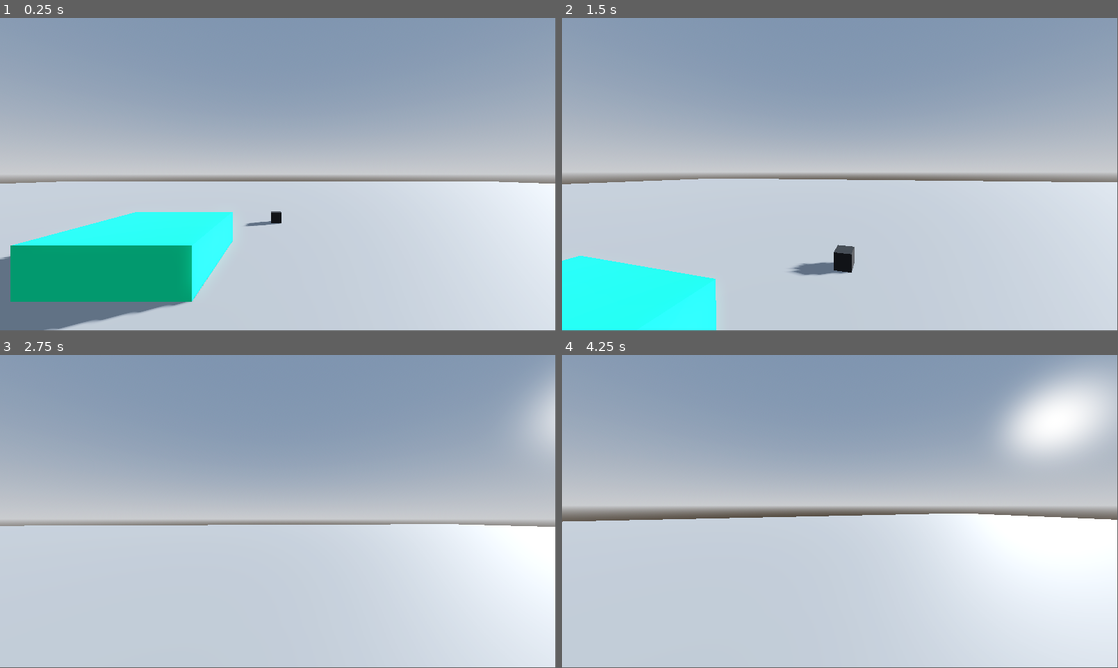
Above: before the commit, frames 1-4 (two rows, left to right).
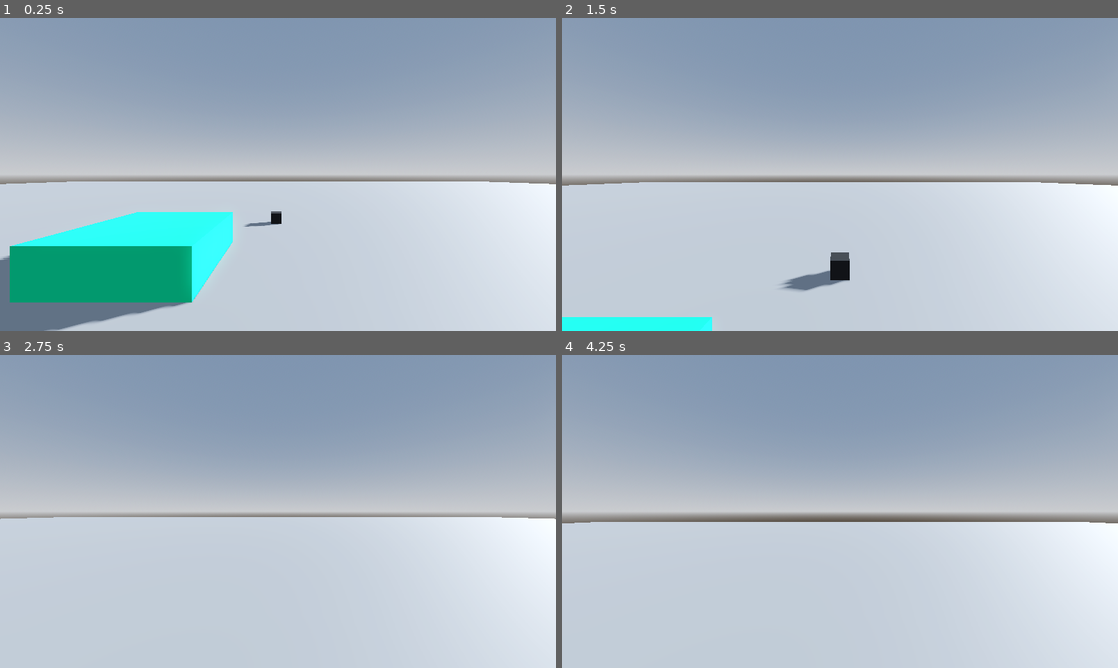
Above: after the commit, the same moments.

Repository: THEJR99/the-basics
Game: Godot game, scene res://main.tscn
Two runs of this game, one before a commit and one after it. Both use one fixed random seed, a clock stepped at 60 frames per second and the inputs below.
Inputs (mouse positions are in pixels of both pictures, inside the frame that each line leads up to):
- Up to frame 1 (0.25 s): no input
- Up to frame 2 (1.5 s): tap Enter at 0.5 s; move the mouse to (867, 171) at 0.52 s; hold W (up) from 0.53 s (still down); tap E (interact) at 0.6 s; tap Space (jump) at 0.77 s; move the mouse to (812, 174) at 1.27 s; tap Shift (sprint) at 1.35 s
- Up to frame 3 (2.75 s): keep holding W (up); tap Space (jump) at 1.52 s; move the mouse to (289, 505) at 2.02 s; tap E (interact) at 2.1 s
- Up to frame 4 (4.25 s): keep holding W (up); tap Space (jump) at 2.75, 3.02, 3.77 s; move the mouse to (834, 514) at 2.77 s; tap Shift (sprint) at 2.85 s; move the mouse to (878, 514) at 3.52 s; tap E (interact) at 3.6 s
The window is 799x449 before the commit and 800x450 after it. Grey fills any space a smaller window leaves; there, only what the larger window draws over its background counts as a difference.

The runs differ from the first frame. In frame 1, 0.5% of the frame differs, in the area x 0-100%, y 0-100%; in frame 2, 8.2%; in frame 3, 4.2%; in frame 4, 13%.

Commit message:
Working on UI

Diff:
--- a/main.tscn
+++ b/main.tscn
@@ -95,3 +95,16 @@
 script = ExtResource("3_h2yge")
 item_data = SubResource("Resource_5vw27")
 metadata/pickable = true
+
+[node name="Control" type="Control" parent="."]
+layout_mode = 3
+anchors_preset = 0
+offset_right = 40.0
+offset_bottom = 40.0
+
+[node name="GridContainer" type="GridContainer" parent="Control"]
+layout_mode = 0
+offset_left = 249.0
+offset_top = 175.0
+offset_right = 1120.0
+offset_bottom = 661.0
--- a/project.godot
+++ b/project.godot
@@ -14,6 +14,11 @@
 run/main_scene="uid://dv85urrx3rqme"
 config/features=PackedStringArray("4.5", "Forward Plus")
 config/icon="res://icon.svg"
+
+[display]
+
+window/size/viewport_width=1440
+window/size/viewport_height=810
 
 [input]
 
